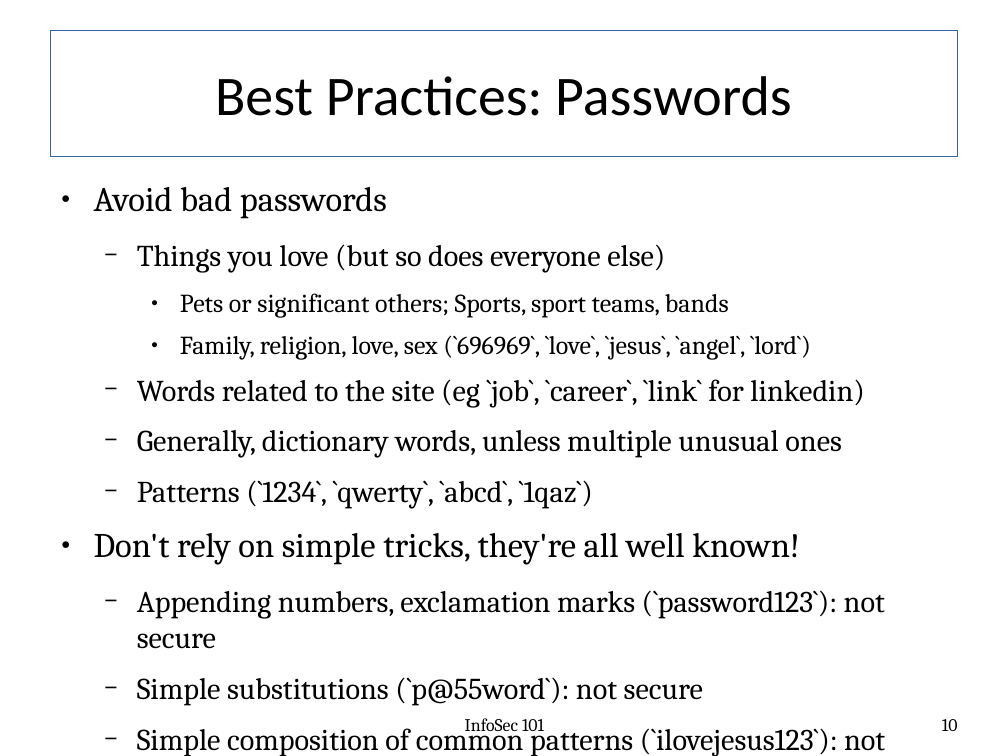
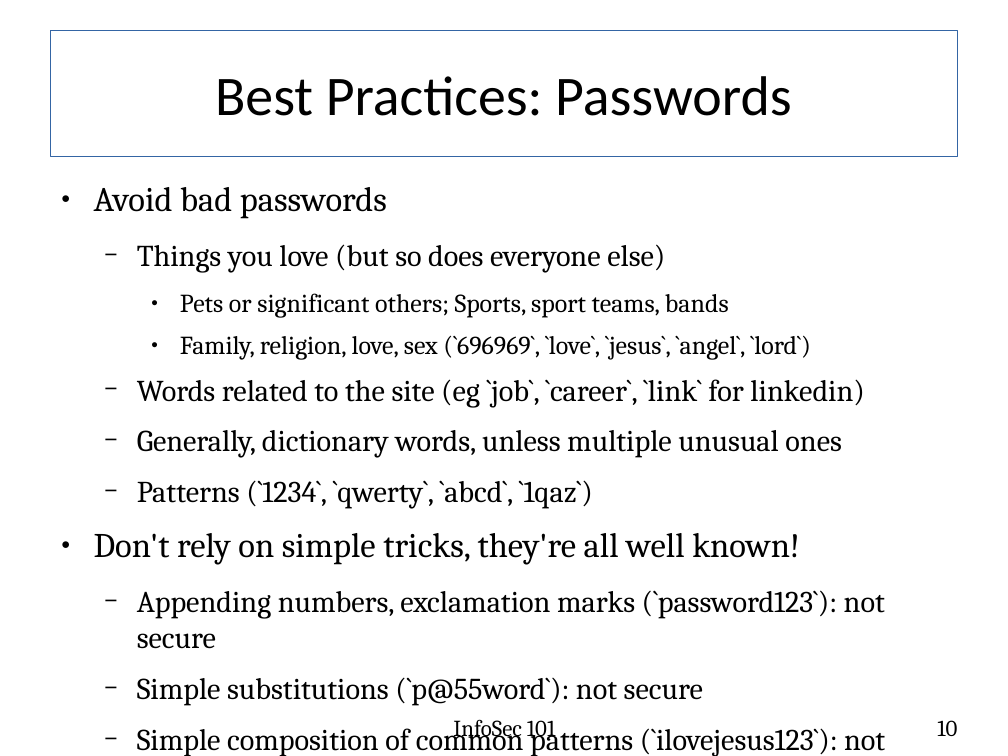
Before and after one commit to fabianlischka/InfoSec101, a slide deck: slide 10 of InfoSec101-Presentation-FCC-2015-02-26.odp. Drawn at 1008x756 pixels with LibreOffice and Linux fonts; fonts in the diff are those of the drawing. Boxes give left, top, right and bottom in pixels: in the first picture for what was removed or moved away, otherwise in the second. Text is boxed around its words. In the diff, an @@ line names an element or a change of style, - is before the commit and + after.

Commit message:
added version info, larger footer, pdf

```diff
--- a/InfoSec101-Presentation-FCC-2015-02-26.odp
+++ b/InfoSec101-Presentation-FCC-2015-02-26.odp
@@ text "InfoSec 101" at box(453, 719, 555, 741): size 14 to 18 pt @@
@@ page number at box(937, 720, 957, 736): size 14 to 18 pt @@
```
Also in this commit, not shown: 46 other slides changed, 1 other file.
